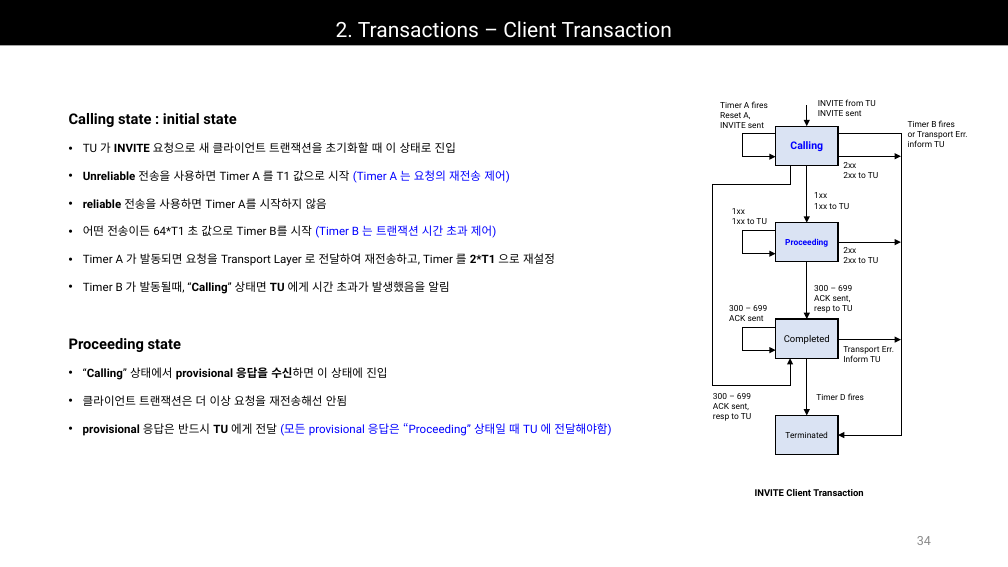
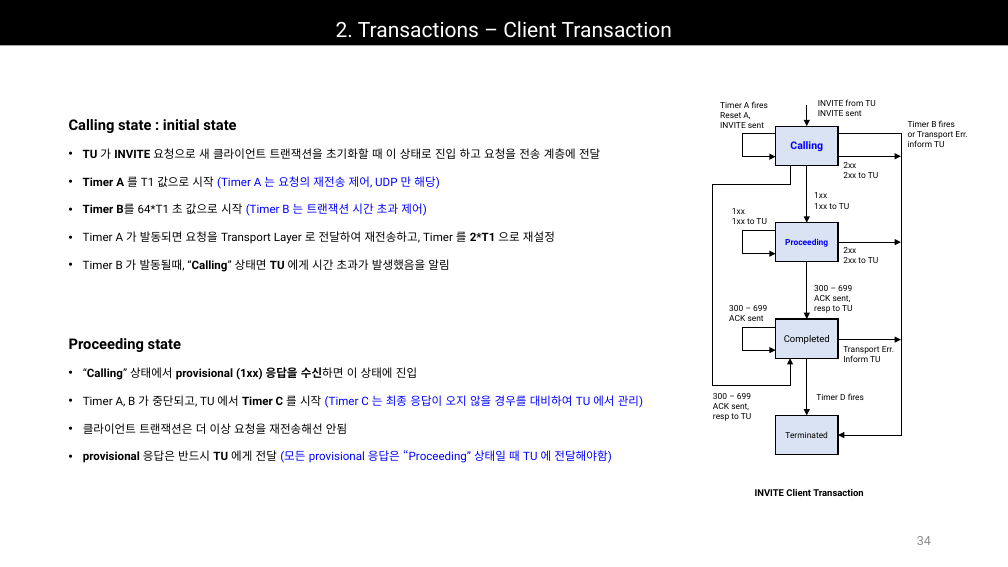
Before and after one commit to Epsilonely/SIP-Survey, a slide deck: slide 34 of 세미나 3차.pptx. Drawn at 1008x567 pixels with LibreOffice and Linux fonts; fonts in the diff are those of the drawing. Boxes give left, top, right and bottom in pixels: in the first picture for what was removed or moved away, otherwise in the second. Text is boxed around its words. In the diff, an @@ line names an element or a change of style, - is before the commit and + after.

```diff
--- a/세미나 3차.pptx
+++ b/세미나 3차.pptx
@@ text at box(83, 148, 600, 216): text changed @@
-• TU 가 INVITE 요청으로 새 클라이언트 트랜잭션을 초기화할 때 이 상태로 진입
-• Unreliable 전송을 사용하면 Timer A 를 T1 값으로 시작 (Timer A 는 요청의 재전송 제어)
-• reliable 전송을 사용하면 Timer A를 시작하지 않음
-• 어떤 전송이든 64*T1 초 값으로 Timer B를 시작 (Timer B 는 트랜잭션 시간 초과 제어)
+• TU 가 INVITE 요청으로 새 클라이언트 트랜잭션을 초기화할 때 이 상태로 진입 하고 요청을 전송 계층에 전달
+• Timer A 를 T1 값으로 시작 (Timer A 는 요청의 재전송 제어, UDP 만 해당)
+• Timer B를 64*T1 초 값으로 시작 (Timer B 는 트랜잭션 시간 초과 제어)
@@ text at box(83, 367, 643, 408): text changed; bold off @@
-• “Calling” 상태에서 provisional 응답을 수신하면 이 상태에 진입
+• “Calling” 상태에서 provisional (1xx) 응답을 수신하면 이 상태에 진입
+• Timer A, B 가 중단되고, TU 에서 Timer C 를 시작 (Timer C 는 최종 응답이 오지 않을 경우를 대비하여 TU 에서 관리)
```
Also in this commit, not shown: 8 other slides changed, 2 slides removed, 1 other file.
